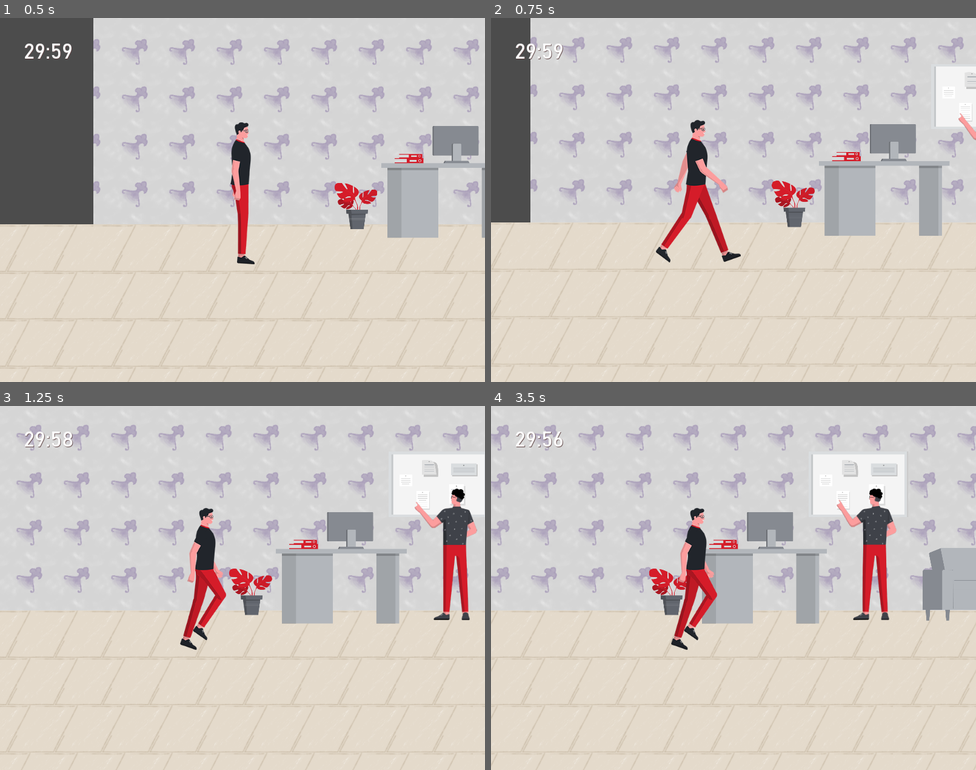
Above: before the commit, frames 1-4 (two rows, left to right).
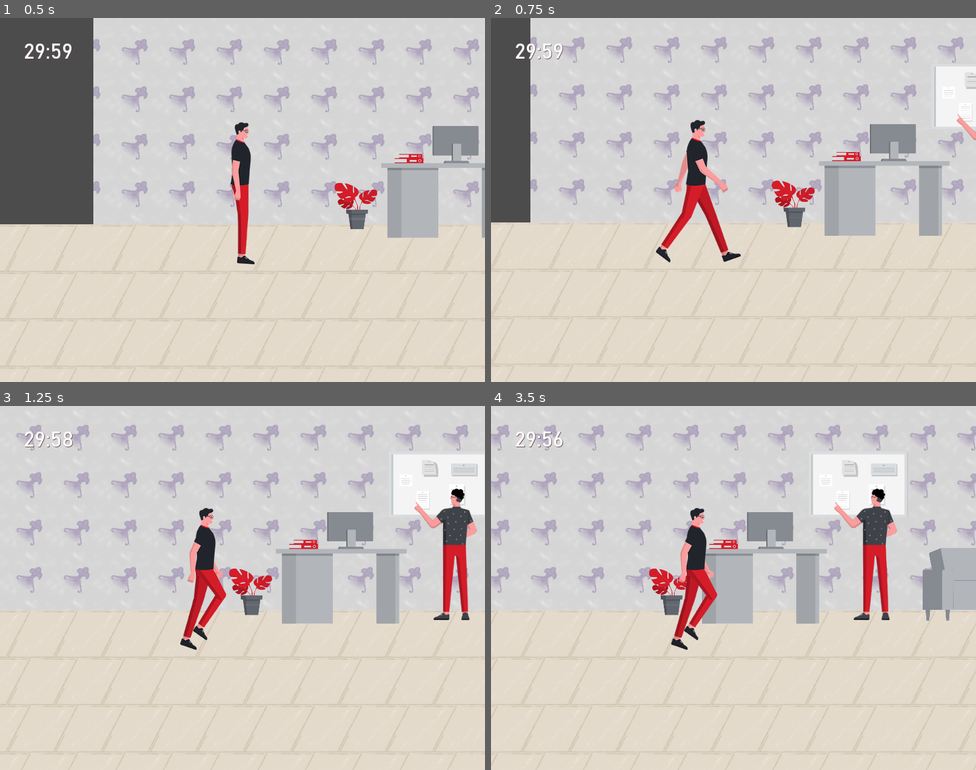
Above: after the commit, the same moments.

Repository: 2nafish117/litwork
Game: Godot game, scene res://source/scenes/Office.tscn
The game is run twice, just before and just after one commit, with the same random seed, the same clock (stepped at 60 frames per second) and the same inputs. This scene is started directly instead of the project's main scene.
Inputs:
- Up to frame 1 (0.5 s): no input
- Up to frame 2 (0.75 s): tap Enter (action_interact) at 0.5 s; hold D (move_right) from 0.53 s (still down); hold Enter (action_interact) from 0.53 s (still down)
- Up to frame 3 (1.25 s): keep holding D (move_right); keep holding Enter (action_interact)
- Up to frame 4 (3.5 s): release D (move_right) at 1.28 s; release Enter (action_interact) at 1.28 s; hold A (move_left) 1.28-2.03 s; tap Enter (action_interact) at 1.35, 2.85 s; hold Enter (action_interact) 2.03-2.78 s; hold D (move_right) from 2.03 s (still down)

Frame 1 is identical in both runs. In frame 2, less than 0.1% of the frame differs, in the area x 96-100%, y 26-34%; in frame 3, 0.2%; in frame 4, 0.4%, in the area x 70-84%, y 22-59%.

Commit message:
add 4th floor

Diff:
--- a/project.godot
+++ b/project.godot
@@ -88,21 +88,21 @@
 
 move_right={
 "deadzone": 0.5,
-"events": [ Object(InputEventKey,"resource_local_to_scene":false,"resource_name":"","device":0,"alt":false,"shift":false,"control":false,"meta":false,"command":false,"pressed":false,"scancode":68,"unicode":0,"echo":false,"script":null)
-, Object(InputEventKey,"resource_local_to_scene":false,"resource_name":"","device":0,"alt":false,"shift":false,"control":false,"meta":false,"command":false,"pressed":false,"scancode":16777233,"unicode":0,"echo":false,"script":null)
+"events": [ Object(InputEventKey,"resource_local_to_scene":false,"resource_name":"","device":0,"alt":false,"shift":false,"control":false,"meta":false,"command":false,"pressed":false,"scancode":68,"physical_scancode":0,"unicode":0,"echo":false,"script":null)
+, Object(InputEventKey,"resource_local_to_scene":false,"resource_name":"","device":0,"alt":false,"shift":false,"control":false,"meta":false,"command":false,"pressed":false,"scancode":16777233,"physical_scancode":0,"unicode":0,"echo":false,"script":null)
  ]
 }
 move_left={
 "deadzone": 0.5,
-"events": [ Object(InputEventKey,"resource_local_to_scene":false,"resource_name":"","device":0,"alt":false,"shift":false,"control":false,"meta":false,"command":false,"pressed":false,"scancode":65,"unicode":0,"echo":false,"script":null)
-, Object(InputEventKey,"resource_local_to_scene":false,"resource_name":"","device":0,"alt":false,"shift":false,"control":false,"meta":false,"command":false,"pressed":false,"scancode":16777231,"unicode":0,"echo":false,"script":null)
+"events": [ Object(InputEventKey,"resource_local_to_scene":false,"resource_name":"","device":0,"alt":false,"shift":false,"control":false,"meta":false,"command":false,"pressed":false,"scancode":65,"physical_scancode":0,"unicode":0,"echo":false,"script":null)
+, Object(InputEventKey,"resource_local_to_scene":false,"resource_name":"","device":0,"alt":false,"shift":false,"control":false,"meta":false,"command":false,"pressed":false,"scancode":16777231,"physical_scancode":0,"unicode":0,"echo":false,"script":null)
  ]
 }
 action_interact={
 "deadzone": 0.5,
-"events": [ Object(InputEventKey,"resource_local_to_scene":false,"resource_name":"","device":0,"alt":false,"shift":false,"control":false,"meta":false,"command":false,"pressed":false,"scancode":16777221,"unicode":0,"echo":false,"script":null)
-, Object(InputEventKey,"resource_local_to_scene":false,"resource_name":"","device":0,"alt":false,"shift":false,"control":false,"meta":false,"command":false,"pressed":false,"scancode":16777222,"unicode":0,"echo":false,"script":null)
-, Object(InputEventKey,"resource_local_to_scene":false,"resource_name":"","device":0,"alt":false,"shift":false,"control":false,"meta":false,"command":false,"pressed":false,"scancode":69,"unicode":0,"echo":false,"script":null)
+"events": [ Object(InputEventKey,"resource_local_to_scene":false,"resource_name":"","device":0,"alt":false,"shift":false,"control":false,"meta":false,"command":false,"pressed":false,"scancode":16777221,"physical_scancode":0,"unicode":0,"echo":false,"script":null)
+, Object(InputEventKey,"resource_local_to_scene":false,"resource_name":"","device":0,"alt":false,"shift":false,"control":false,"meta":false,"command":false,"pressed":false,"scancode":16777222,"physical_scancode":0,"unicode":0,"echo":false,"script":null)
+, Object(InputEventKey,"resource_local_to_scene":false,"resource_name":"","device":0,"alt":false,"shift":false,"control":false,"meta":false,"command":false,"pressed":false,"scancode":69,"physical_scancode":0,"unicode":0,"echo":false,"script":null)
  ]
 }
 
--- a/source/scenes/Office.tscn
+++ b/source/scenes/Office.tscn
@@ -219,6 +219,18 @@
 [sub_resource type="RectangleShape2D" id=11]
 extents = Vector2( 81.5, 431.5 )
 
+[sub_resource type="RectangleShape2D" id=25]
+extents = Vector2( 930.5, 38 )
+
+[sub_resource type="RectangleShape2D" id=26]
+extents = Vector2( 931.5, 38 )
+
+[sub_resource type="RectangleShape2D" id=27]
+extents = Vector2( 81.5, 431.5 )
+
+[sub_resource type="RectangleShape2D" id=28]
+extents = Vector2( 81.5, 431.5 )
+
 [sub_resource type="SpriteFrames" id=12]
 animations = [ {
 "frames": [ ExtResource( 54 ), ExtResource( 35 ), ExtResource( 37 ), ExtResource( 36 ), ExtResource( 59 ), ExtResource( 141 ) ],
@@ -374,6 +386,30 @@
 position = Vector2( 4096, -498.5 )
 shape = SubResource( 11 )
 
+[node name="Floor4Collisions" type="Node2D" parent="."]
+__meta__ = {
+"_edit_lock_": true
+}
+
+[node name="StaticBody2D3" type="StaticBody2D" parent="Floor4Collisions"]
+position = Vector2( 0, -2250 )
+
+[node name="CollisionShape2D" type="CollisionShape2D" parent="Floor4Collisions/StaticBody2D3"]
+position = Vector2( 932.5, 38 )
+shape = SubResource( 25 )
+
+[node name="CollisionShape2D2" type="CollisionShape2D" parent="Floor4Collisions/StaticBody2D3"]
+position = Vector2( 3162.5, 38 )
+shape = SubResource( 26 )
+
+[node name="CollisionShape2D7" type="CollisionShape2D" parent="Floor4Collisions/StaticBody2D3"]
+position = Vector2( -71.5, -459.5 )
+shape = SubResource( 27 )
+
+[node name="CollisionShape2D8" type="CollisionShape2D" parent="Floor4Collisions/StaticBody2D3"]
+position = Vector2( 4096, -498.5 )
+shape = SubResource( 28 )
+
 [node name="PlayerCharecter" parent="." instance=ExtResource( 3 )]
 position = Vector2( 314.942, -30.212 )
 
@@ -418,6 +454,17 @@
 "_edit_use_anchors_": false
 }
 
+[node name="Wall4" type="TextureRect" parent="ParallaxBackground/Walls"]
+margin_top = -2960.0
+margin_right = 4096.0
+margin_bottom = -2216.0
+texture = ExtResource( 10 )
+expand = true
+stretch_mode = 2
+__meta__ = {
+"_edit_use_anchors_": false
+}
+
 [node name="Floors" type="ParallaxLayer" parent="ParallaxBackground"]
 motion_mirroring = Vector2( 1024, 0 )
 
@@ -445,8 +492,18 @@
 [node name="Floor3" type="TextureRect" parent="ParallaxBackground/Floors"]
 margin_top = -1547.0
 margin_right = 4096.0
-margin_bottom = -1416.0
+margin_bottom = -1362.0
 texture = ExtResource( 2 )
+stretch_mode = 2
+__meta__ = {
+"_edit_use_anchors_": false
+}
+
+[node name="Floor4" type="TextureRect" parent="ParallaxBackground/Floors"]
+margin_top = -2307.0
+margin_right = 4096.0
+margin_bottom = -2115.0
+texture = ExtResource( 8 )
 stretch_mode = 2
 __meta__ = {
 "_edit_use_anchors_": false
@@ -536,14 +593,14 @@
 position = Vector2( 3083.36, -172.988 )
 scale = Vector2( 1.07127, 1.07127 )
 frames = SubResource( 12 )
-frame = 4
+frame = 1
 playing = true
 
 [node name="AnimatedSprite2" type="AnimatedSprite" parent="ParallaxBackground/Props/Floor1"]
 position = Vector2( 966.479, -170.904 )
 scale = Vector2( 1.07857, 1.07857 )
 frames = SubResource( 13 )
-frame = 1
+frame = 10
 playing = true
 
 [node name="Plant 06" type="Sprite" parent="ParallaxBackground/Props/Floor1"]
@@ -605,7 +662,7 @@
 position = Vector2( 794.299, -910.374 )
 scale = Vector2( 0.889251, 0.889251 )
 frames = SubResource( 14 )
-frame = 18
+frame = 9
 playing = true
 
 [node name="Conference Table 01" type="Sprite" parent="ParallaxBackground/Props/Floor2"]
@@ -637,7 +694,7 @@
 position = Vector2( 1099.71, -903.632 )
 scale = Vector2( 0.956959, 0.956959 )
 frames = SubResource( 15 )
-frame = 4
+frame = 5
 playing = true
 flip_h = true
 
@@ -645,7 +702,7 @@
 position = Vector2( 622.261, -920.692 )
 scale = Vector2( 1.10547, 1.10547 )
 frames = SubResource( 16 )
-frame = 13
+frame = 12
 playing = true
 
 [node name="Conference Table 02" type="Sprite" parent="ParallaxBackground/Props/Floor2"]
@@ -657,7 +714,7 @@
 position = Vector2( 428.778, -895.82 )
 scale = Vector2( 0.830756, 0.830756 )
 frames = SubResource( 17 )
-frame = 14
+frame = 5
 playing = true
 flip_h = true
 
@@ -761,7 +818,7 @@
 position = Vector2( 3369.2, -1641.13 )
 scale = Vector2( 0.783055, 0.783055 )
 frames = SubResource( 18 )
-frame = 2
+frame = 12
 playing = true
 
 [node name="Desk 04" type="Sprite" parent="ParallaxBackground/Props/Floor3"]
@@ -773,7 +830,7 @@
 position = Vector2( 143.194, -1645.33 )
 scale = Vector2( 1.05274, 1.05274 )
 frames = SubResource( 19 )
-frame = 3
+frame = 22
 playing = true
 
 [node name="Elevator" type="Node2D" parent="."]
@@ -783,6 +840,15 @@
 floors_path = NodePath("../../ElevatorFloors")
 
 [node name="ElevatorFloors" type="Node2D" parent="."]
+
+[node name="Floor4" parent="ElevatorFloors" instance=ExtResource( 7 )]
+position = Vector2( 2047, -2250 )
+floor_number = 4
+floor_name = "4th floor"
+
+[node name="CollisionShape2D" type="CollisionShape2D" parent="ElevatorFloors/Floor4"]
+position = Vector2( 0, 38 )
+shape = SubResource( 20 )
 
 [node name="Floor3" parent="ElevatorFloors" instance=ExtResource( 7 )]
 position = Vector2( 2047, -1500 )
Not shown: 1 places in source/scenes/Main.tscn that only renumber resources
Not shown: 1 places in source/scenes/Office.tscn that only renumber resources
